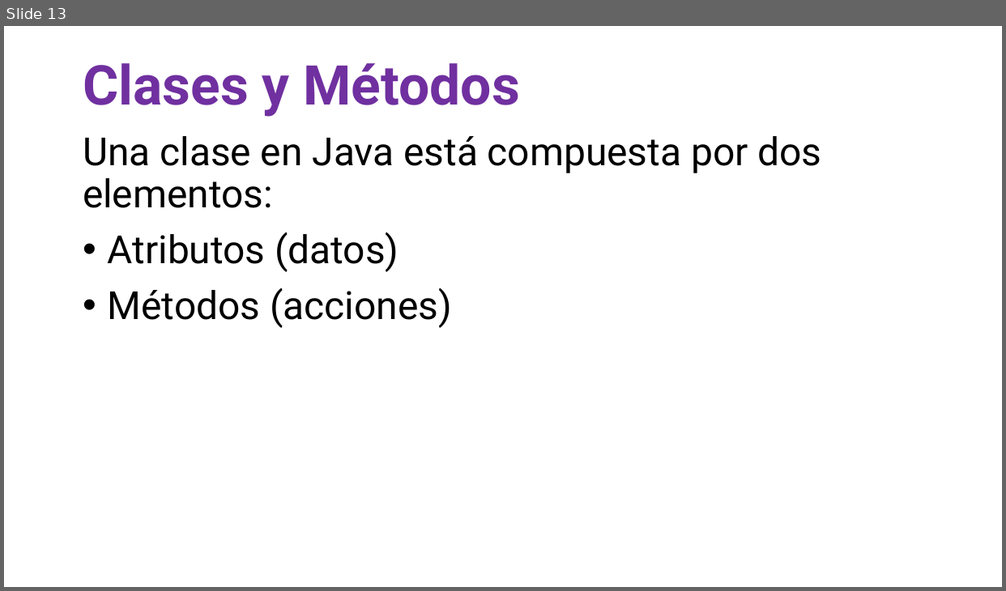
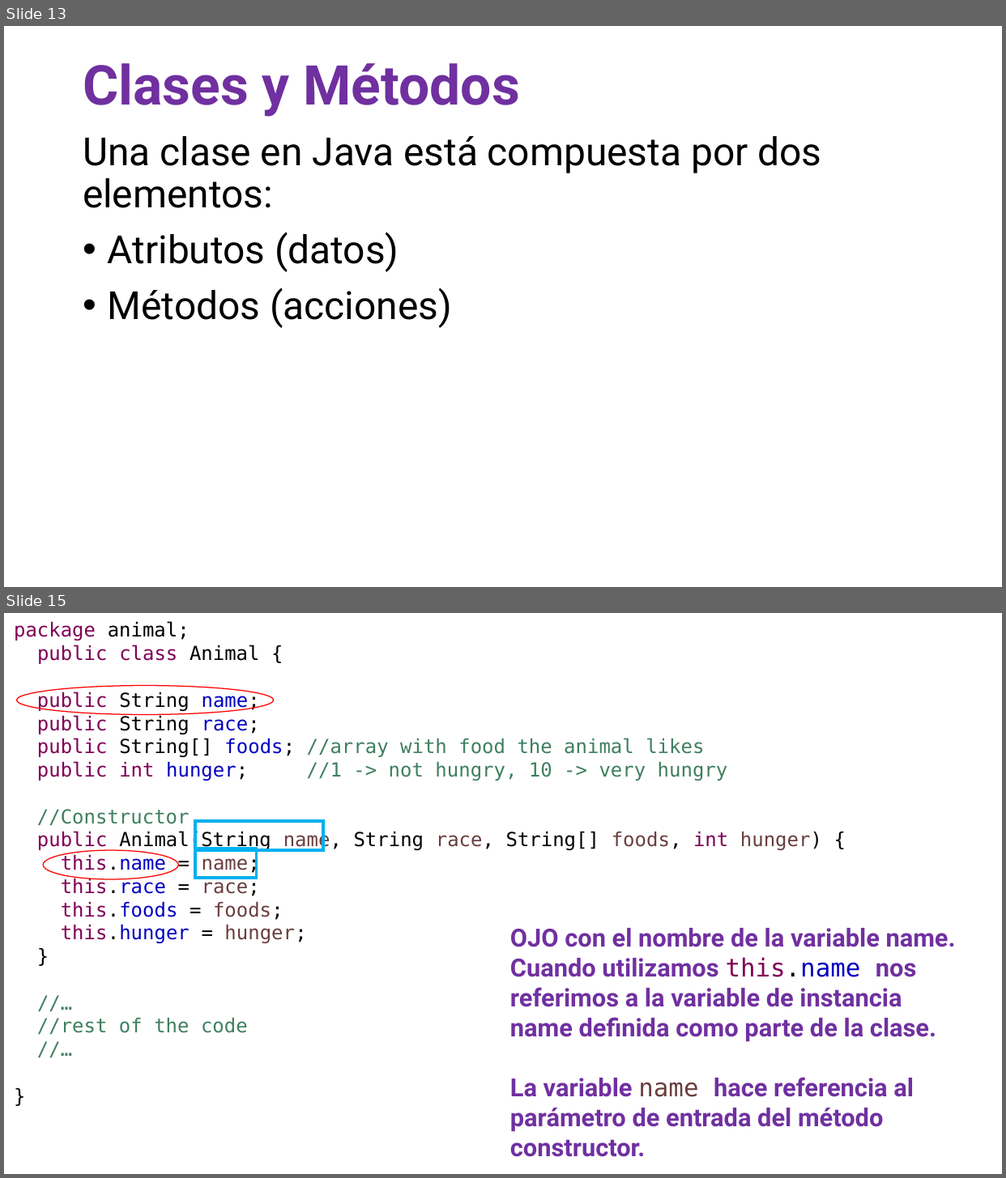
Before and after one commit to OMardil/INFO2, a slide deck: MOD03_Introduccion_a_OOP/01 Presentacion/INFO2_MOD03-Introduccion_a_OOP.pptx. Shown one above the other, each under a label of ours: slide 13 before the commit, slides 13 and 15 after it; the slides between them are not shown. The pictures are 1006x591 and 1006x1178 pixels, drawn with LibreOffice and Linux fonts; fonts in the diff are those of the drawing. Boxes give left, top, right and bottom in pixels: in the first picture for what was removed or moved away, otherwise in the second. Text is boxed around its words. In the diff, an @@ line names an element or a change of style, - is before the commit and + after.

```diff
--- a/MOD03_Introduccion_a_OOP/01 Presentacion/INFO2_MOD03-Introduccion_a_OOP.pptx
+++ b/MOD03_Introduccion_a_OOP/01 Presentacion/INFO2_MOD03-Introduccion_a_OOP.pptx
@@ slide 15 added at bbox=[4, 613, 1002, 1174], background #FFFFFF @@
@@ text added at bbox=[14, 621, 822, 1035], 14 pt, text #3F7F5F @@
+package animal;
+public class Animal {
+public String name;
+public String race;
+public String[] foods; //array with food the animal likes
+public int hunger; //1 -> not hungry, 10 -> very hungry
+//Constructor
+public Animal(String name, String race, String[] foods, int hunger) {
+this.name = name;
+this.race = race;
+this.foods = foods;
+this.hunger = hunger;
+}
+//…
+//rest of the code
+//…
+}
@@ ellipse added at bbox=[17, 686, 274, 715], outline #FF0000 0.75 pt @@
@@ rectangle added at bbox=[194, 821, 323, 850], outline #00B0F0 2.25 pt @@
@@ ellipse added at bbox=[43, 850, 179, 879], outline #FF0000 0.75 pt @@
@@ rectangle added at bbox=[194, 849, 255, 877], outline #00B0F0 2.25 pt @@
@@ text added at bbox=[510, 928, 956, 1157], 18 pt, text #7030A0, bold @@
+OJO con el nombre de la variable name. Cuando utilizamos this.name nos referimos a la variable de instancia name definida como parte de la clase.
+La variable name hace referencia al parámetro de entrada del método constructor.
```
Also in this commit, not shown: 2 slides changed, 5 other slides added, 1 slide removed, 2 other files.
